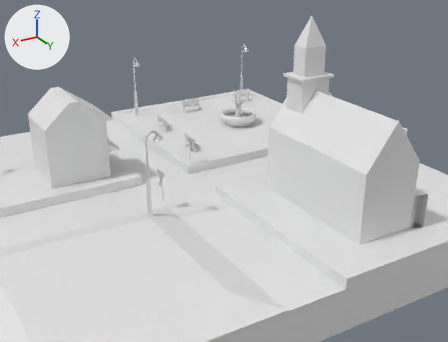
One commit to the Blender file diorama/diorama.blend: the scene before it, then after it.
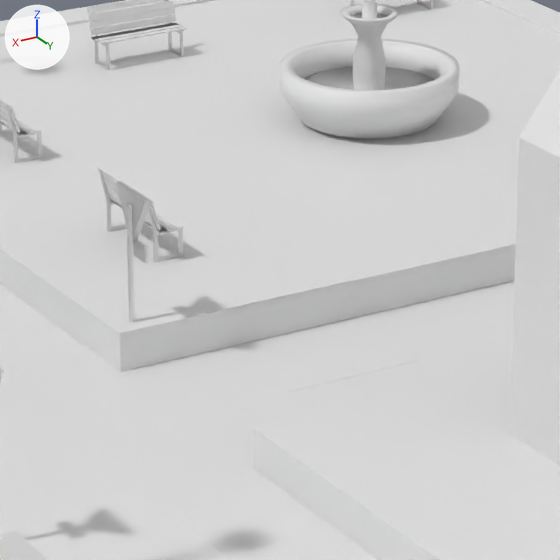
Each version is shown from a 50 mm camera at (12.33, 24.6, 11.97) aimed at (-2.38, 0.07, -0.3), then close up on the part from 37% to 62% of the width and 29% to 62% of the height. Every picture has the same lights, and +X, +Y and +Z are marked at upper left.

In view in the first close-up: 'Banc.001', 'Banc.002', 'Banc.003', 'CederLePassage', 'Eglise', 'Fontaine', 'Plane'.
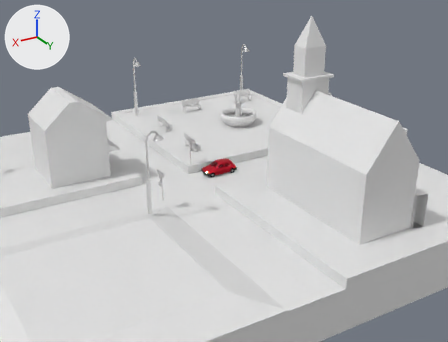
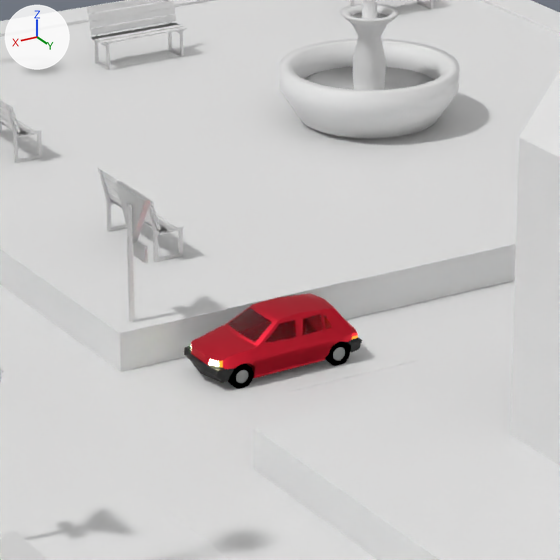
Boxes (x1, y1, x2, y2) around the edits, measured in the close-ups (560 x 560 px):
'Car', added (red)
    after: (184, 293, 362, 389)
    faces in mat_carosserie (red #e7293d): (191, 293, 357, 378)
    faces in mat_parebrise: (228, 308, 332, 343)
    faces in mat_pare_choc (black #000000): (184, 338, 362, 383)
    faces in mat_pneu (black #000000): (228, 341, 350, 389)
    faces in mat_enjoliveur (grey #939393): (236, 347, 345, 383)

What changed in the scene script:
```text
Add mat_carosserie:
    mat_carosserie = principled_material('Carosserie')
    mat_carosserie.base_color = (0.8, 0.022, 0.0466)  # red #e7293d
    mat_carosserie.metallic = 1.0
Add mat_phareprincipalavant:
    mat_phareprincipalavant = principled_material('PharePrincipalAvant')
    mat_phareprincipalavant.base_color = (0.776, 0.8, 0.0696)  # yellow #e4e74b
    mat_phareprincipalavant.emission_color = (1.0, 0.992, 0.573)  # beige #fffec7
    mat_phareprincipalavant.emission_strength = 10.0
Add mat_pneu:
    mat_pneu = principled_material('Pneu')
    mat_pneu.base_color = (0.0, 0.0, 0.0)  # black #000000
    mat_pneu.roughness = 1.0
    mat_pneu.specular_ior_level = 0.0
Add mat_feu_arrière:
    mat_feu_arrière = principled_material('Feu arrière')
    mat_feu_arrière.base_color = (0.8, 0.8, 0.8)  # white #e7e7e7
    mat_feu_arrière.emission_color = (0.827, 0.827, 0.827)  # white #ebebeb
    mat_feu_arrière.emission_strength = 1.0
Add mat_feustop:
    mat_feustop = principled_material('FeuStop')
    mat_feustop.base_color = (0.8, 0.0, 0.00342)  # red #e7000b
    mat_feustop.emission_color = (0.871, 0.0, 0.00508)  # red #f00010
    mat_feustop.emission_strength = 1.0
Add mat_clignotant:
    mat_clignotant = principled_material('Clignotant')
    mat_clignotant.base_color = (0.8, 0.207, 0.00599)  # orange #e77e12
    mat_clignotant.emission_color = (0.86, 0.336, 0.0174)  # orange #ef9d24
    mat_clignotant.emission_strength = 1.0
Add mat_enjoliveur:
    mat_enjoliveur = principled_material('Enjoliveur')
    mat_enjoliveur.base_color = (0.293, 0.293, 0.293)  # grey #939393
    mat_enjoliveur.metallic = 1.0
Add mat_parebrise:
    mat_parebrise = bpy.data.materials.new('PareBrise')
    mat_parebrise.use_nodes = True; mat_parebrise.node_tree.nodes.clear()
    _N = mat_parebrise.node_tree.nodes; _L = mat_parebrise.node_tree.links
    n0 = _N.new('ShaderNodeOutputMaterial'); n0.name = 'Material Output'
    n1 = _N.new('ShaderNodeBsdfGlass'); n1.name = 'Glass BSDF'
    n1.distribution = 'GGX'
    n1.inputs[2].default_value = 1.45  # 'IOR'
    _L.new(n1.outputs[0], n0.inputs[0])  # 'BSDF' to 'Surface'
Add mat_pare_choc:
    mat_pare_choc = principled_material('Pare-choc')
    mat_pare_choc.base_color = (0.0, 0.0, 0.0)  # black #000000
Add me_cube_007:
    me_cube_007.from_pydata(...)  # 529 vertices, 468 faces; spans x -3.06..-1.34, y -0.51..0.24, z -0.44..0.21
    me_cube_007.polygons.foreach_set('use_smooth', [True] * 468)
    me_cube_007.materials.append(mat_carosserie)  # red #e7293d
    me_cube_007.materials.append(mat_pare_choc)  # black #000000
    me_cube_007.materials.append(mat_phareprincipalavant)  # yellow #e4e74b
    me_cube_007.materials.append(mat_clignotant)  # orange #e77e12
    me_cube_007.materials.append(mat_parebrise)
    me_cube_007.materials.append(mat_feustop)  # red #e7000b
    me_cube_007.materials.append(mat_feu_arrière)  # white #e7e7e7
    me_cube_007.materials.append(mat_pneu)  # black #000000
    me_cube_007.materials.append(mat_enjoliveur)  # grey #939393
Add ob_car:
    ob_car = bpy.data.objects.new('Car', me_cube_007)
    ob_car.location = (0.0, 0.0, 0.0)
```
